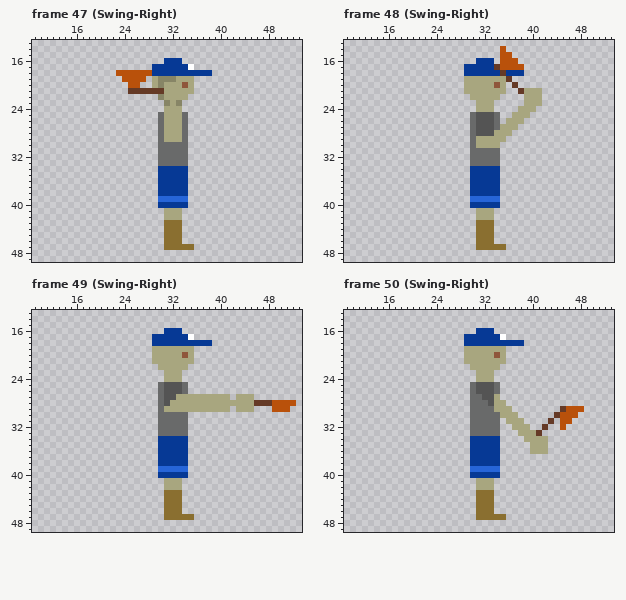
Pixel-art file, stored at Sprites.aseprite. The picture above is the old version.
64x64 pixels, 70 frames. Shown: frame 47 (Swing-Right): x 9..53, y 13..49; frame 48 (Swing-Right): x 9..53, y 13..49; frame 49 (Swing-Right): x 9..53, y 13..49; frame 50 (Swing-Right): x 9..53, y 13..49. The commit also changed other frames, which this record leaves out.
Now the later version:
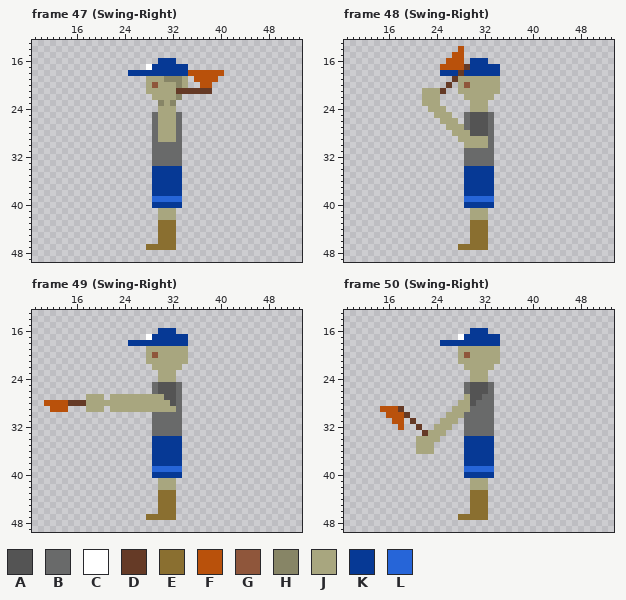
Palette (. is transparent): A #545454  B #696a6a  C #ffffff  D #653a26  E #8a6f30  F #b9510b  G #8f563b  H #878566  J #a8a67f  K #063995  L #2665d8
Log entry: Got the animations syncronize for swing and idle in all directions
Change:
Frame 47 (Swing-Right):
y 16: x 30 . -> K; x 33 K -> .
y 17: x 28 . -> C; x 35 C -> .
y 18: x 23..28 FFFFFF -> ..KKKK; x 35..40 KKKK.. -> FFFFFF
y 19: x 24..28 FFFF. -> ....J; x 30 H -> J; x 33 J -> H; x 35..39 J.... -> .FFFF
y 20: x 25..26 FF -> ..; x 28..30 .JH -> JGJ; x 33..35 JGJ -> HJ.; x 37..38 .. -> FF
y 21: x 25..30 DDDDDD -> ...JJJ; x 33..38 JJJ... -> DDDDDD
y 22: x 29..30 .H -> JJ; x 33..34 JJ -> H.
y 23: x 30..33 .HJH -> HJH.
y 24: x 30 . -> J; x 33 J -> .
y 25..29: x 29..30 .B -> BJ; x 33..34 JB -> B.
y 30..33: x 29 . -> B; x 34 B -> .
y 34..38: x 29 . -> K; x 34 K -> .
y 39: x 29 . -> L; x 34 L -> .
y 40: x 29 . -> K; x 34 K -> .
y 41..42: x 30 . -> J; x 33 J -> .
y 43..46: x 30 . -> E; x 33 E -> .
y 47: x 28..30 ... -> EEE; x 33..35 EEE -> ...
Frame 48 (Swing-Right):
y 14: x 28 . -> F; x 35 F -> .
y 15: x 27..28 .. -> FF; x 35..36 FF -> ..
y 16: x 26..28 ... -> FFF; x 30 . -> K; x 33 K -> .; x 35..37 FFF -> ...
y 17: x 25..29 ....K -> FFFFD; x 34..38 DFFFF -> K....
y 18: x 25..28 .... -> KKKD; x 35..38 DKKK -> ....
y 19: x 27..28 .. -> DJ; x 35..36 JD -> ..
y 20: x 26 . -> D; x 28..29 .J -> JG; x 34..35 GJ -> J.; x 37 D -> .
y 21: x 22..25 .... -> JJJD; x 28 . -> J; x 35 J -> .; x 38..41 DJJJ -> ....
y 22: x 22..24 ... -> JJJ; x 29 . -> J; x 34 J -> .; x 39..41 JJJ -> ...
y 23: x 22..24 ... -> JJJ; x 30 . -> J; x 33 J -> .; x 39..41 JJJ -> ...
y 24: x 23..25 ... -> JJJ; x 30 . -> J; x 33 J -> .; x 38..40 JJJ -> ...
y 25: x 24..26 ... -> JJJ; x 29..30 .B -> BA; x 33..34 AB -> B.; x 37..39 JJJ -> ...
y 26: x 25..27 ... -> JJJ; x 29..30 .B -> BA; x 33..34 AB -> B.; x 36..38 JJJ -> ...
y 27: x 26..30 ....B -> JJJBA; x 33..37 ABJJJ -> B....
y 28: x 27..30 ...B -> JJJA; x 33..36 AJJJ -> B...
y 29: x 28..30 ..B -> JJJ; x 33..35 JJJ -> B..
y 30: x 29..30 .B -> JJ; x 33..34 JJ -> B.
y 31..33: x 29 . -> B; x 34 B -> .
y 34..38: x 29 . -> K; x 34 K -> .
y 39: x 29 . -> L; x 34 L -> .
y 40: x 29 . -> K; x 34 K -> .
y 41..42: x 30 . -> J; x 33 J -> .
y 43..46: x 30 . -> E; x 33 E -> .
y 47: x 28..30 ... -> EEE; x 33..35 EEE -> ...
Frame 49 (Swing-Right):
y 16: x 30 . -> K; x 33 K -> .
y 17: x 28 . -> C; x 35 C -> .
y 18: x 25..28 .... -> KKKK; x 35..38 KKKK -> ....
y 19: x 28 . -> J; x 35 J -> .
y 20: x 28..29 .J -> JG; x 34..35 GJ -> J.
y 21: x 28 . -> J; x 35 J -> .
y 22: x 29 . -> J; x 34 J -> .
y 23..24: x 30 . -> J; x 33 J -> .
y 25..26: x 29..30 .B -> BA; x 33..34 AB -> B.
y 27: x 18..20 ... -> JJJ; x 22..30 ........B -> JJJJJJJJJ; x 33..41 JJJJJJJJJ -> B........; x 43..45 JJJ -> ...
y 28: x 11..52 ...................BAJJJJJJJJJJJJJJDDDFFFF -> FFFFDDDJJJJJJJJJJJJJJAB...................
y 29: x 12..14 ... -> FFF; x 18..20 ... -> JJJ; x 22..30 ........B -> JJJJJJJJJ; x 33..41 JJJJJJJJJ -> B........; x 43..45 JJJ -> ...; x 49..51 FFF -> ...
y 30..33: x 29 . -> B; x 34 B -> .
y 34..38: x 29 . -> K; x 34 K -> .
y 39: x 29 . -> L; x 34 L -> .
y 40: x 29 . -> K; x 34 K -> .
y 41..42: x 30 . -> J; x 33 J -> .
y 43..46: x 30 . -> E; x 33 E -> .
y 47: x 28..30 ... -> EEE; x 33..35 EEE -> ...
Frame 50 (Swing-Right):
y 16: x 30 . -> K; x 33 K -> .
y 17: x 28 . -> C; x 35 C -> .
y 18: x 25..28 .... -> KKKK; x 35..38 KKKK -> ....
y 19: x 28 . -> J; x 35 J -> .
y 20: x 28..29 .J -> JG; x 34..35 GJ -> J.
y 21: x 28 . -> J; x 35 J -> .
y 22: x 29 . -> J; x 34 J -> .
y 23..24: x 30 . -> J; x 33 J -> .
y 25..26: x 29..30 .B -> BA; x 33..34 AB -> B.
y 27: x 29..34 .BBAAJ -> JAABB.
y 28: x 28..30 ..B -> JJA; x 33..35 AJJ -> B..
y 29: x 15..18 .... -> FFFD; x 27..29 ... -> JJJ; x 34..36 JJJ -> ...; x 45..48 DFFF -> ....
y 30: x 16..19 .... -> FFFD; x 26..29 .... -> JJJB; x 34..37 BJJJ -> ....; x 44..47 DFFF -> ....
y 31: x 17..18 .. -> FF; x 20 . -> D; x 25..27 ... -> JJJ; x 29 . -> B; x 34 B -> .; x 36..38 JJJ -> ...; x 43 D -> .; x 45..46 FF -> ..
y 32: x 18 . -> F; x 21 . -> D; x 24..26 ... -> JJJ; x 29 . -> B; x 34 B -> .; x 37..39 JJJ -> ...; x 42 D -> .; x 45 F -> .
y 33: x 22..25 .... -> DJJJ; x 29 . -> B; x 34 B -> .; x 38..41 JJJD -> ....
y 34: x 21..24 .... -> JJJJ; x 29 . -> K; x 34 K -> .; x 39..42 JJJJ -> ....
y 35..36: x 21..23 ... -> JJJ; x 29 . -> K; x 34 K -> .; x 40..42 JJJ -> ...
y 37..38: x 29 . -> K; x 34 K -> .
y 39: x 29 . -> L; x 34 L -> .
y 40: x 29 . -> K; x 34 K -> .
y 41..42: x 30 . -> J; x 33 J -> .
y 43..46: x 30 . -> E; x 33 E -> .
y 47: x 28..30 ... -> EEE; x 33..35 EEE -> ...
Pixel boxes of the changes (left, top, right, bottom) in both pictures:
changed: (116, 58, 224, 250)
changed: (422, 46, 542, 250)
changed: (44, 328, 296, 520)
changed: (380, 328, 584, 520)
